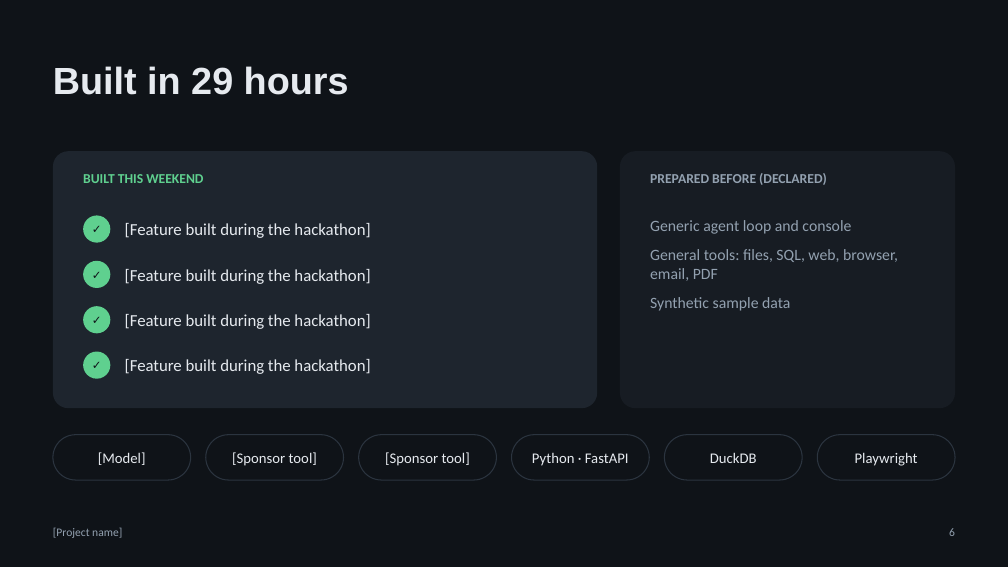
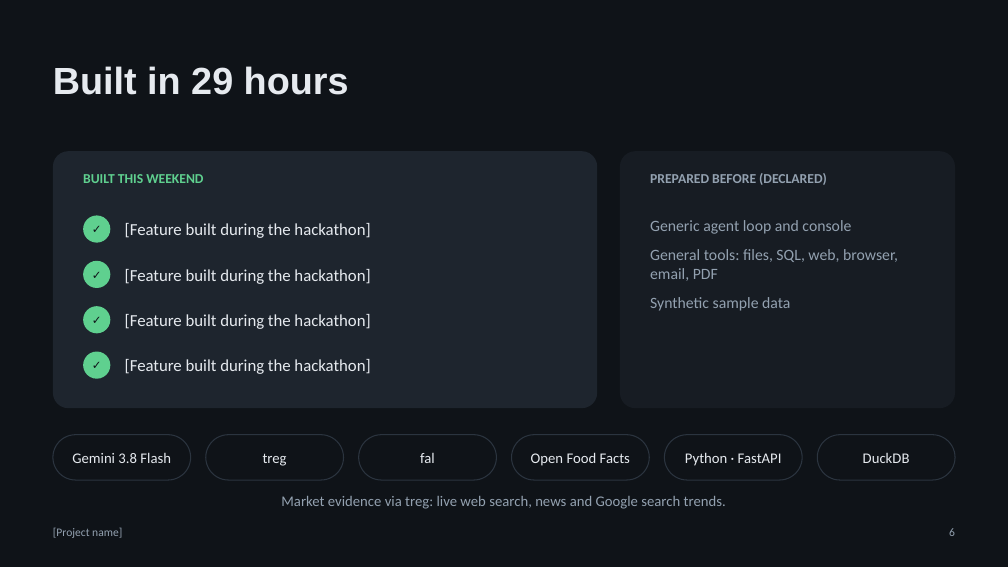
Before and after one commit to Koutsourelis/Shelf-It, a slide deck: slide 6 of pitch/pitch.pptx. Drawn at 1008x567 pixels with LibreOffice and Linux fonts; fonts in the diff are those of the drawing. Boxes give left, top, right and bottom in pixels: in the first picture for what was removed or moved away, otherwise in the second. Text is boxed around its words. In the diff, an @@ line names an element or a change of style, - is before the commit and + after.

```diff
--- a/pitch/pitch.pptx
+++ b/pitch/pitch.pptx
@@ text at box(72, 452, 171, 463): text changed @@
-[Model]
+Gemini 3.8 Flash
@@ text at box(263, 453, 287, 466): text changed @@
-[Sponsor tool]
+treg
@@ text at box(420, 453, 435, 463): text changed @@
-[Sponsor tool]
+fal
@@ text at box(531, 452, 630, 466): text changed @@
-Python · FastAPI
+Open Food Facts
@@ text at box(685, 452, 782, 466): text changed @@
-DuckDB
+Python · FastAPI
@@ text at box(863, 453, 910, 463): text changed @@
-Playwright
+DuckDB
@@ text added at box(281, 496, 726, 509), 14 pt, text #93A1B0 @@
+Market evidence via treg: live web search, news and Google search trends.
```
Also in this commit, not shown: 2 other files.
